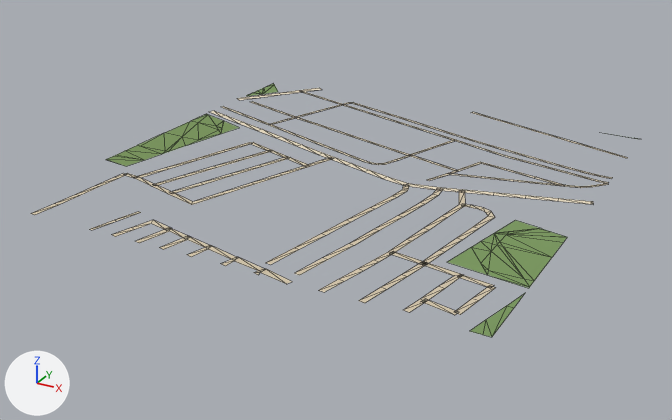
The glTF model public/assets/bengaluru-region-v1/tiles/t21_-31-l0.glb: old version first, new version second.
Rendered twice from a 50 mm lens placed at (11184.0, -16072.0, 361.0), pointed at (10744.0, -15272.0, -39.0). Lighting does not change. The marker at lower left points along +X, +Y and +Z. The first picture is the older version. Mesh edges are drawn as thin lines.

Script lines for the objects in view, before the commit:
```python
me_ground = bpy.data.meshes.new('ground')
me_ground.from_pydata(...)  # 546 vertices, 473 faces; spans x -4.0..502.0, y -3.0..503.0, z 1.0
me_ground.materials.append(mat_ground)
# before: 110 (421.0, 205.0, 1.0) at pixel (488, 215), 111 (428.0, 206.0, 1.0) at pixel (495, 217)
# before: 184 (1.0, 370.0, 1.0) at pixel (223, 106), 185 (-1.0, 366.0, 1.0) at pixel (220, 106), 186 (32.0, 359.0, 1.0) at pixel (238, 111), 187 (30.0, 355.0, 1.0) at pixel (235, 112), 188 (63.0, 348.0, 1.0) at pixel (254, 117)
# before: 189 (61.0, 344.0, 1.0) at pixel (251, 118), 356 (1.0, 349.0, 1.0) at pixel (214, 110), 357 (-1.0, 341.0, 1.0) at pixel (208, 111)
ob_ground = bpy.data.objects.new('ground', me_ground)
ob_ground.location = (10500.0, -15500.0, 0.0)
```
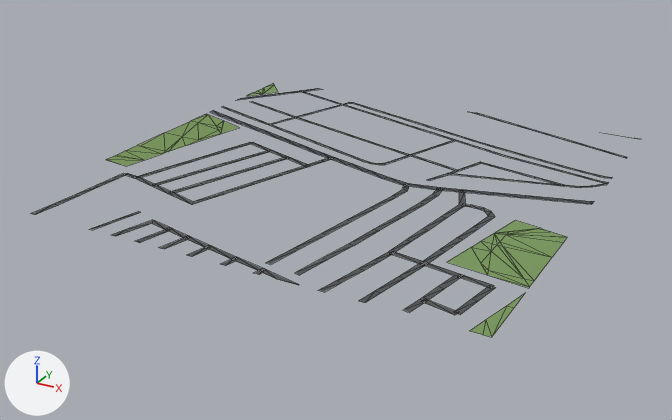
Changed parts and their boxes (x1, y1, x2, y2) in the pictures (672 x 420 px; the box of a moved part takes in the faces that stretch with it):
part 1 of me_ground, rebuilt
    before: (471, 112, 628, 158)
    after: (471, 112, 627, 159)
part 2 of me_ground, rebuilt
    before: (237, 88, 322, 100)
    after: (238, 88, 320, 100)
part 3 of me_ground, rebuilt (18% wider, 12% taller)
    before: (254, 269, 292, 284)
    after: (254, 268, 299, 285)
part 4 of me_ground, moved or reshaped
    both: (31, 204, 426, 303)
part 5 of me_ground, moved or reshaped
    both: (473, 211, 495, 228)
part 6 of me_ground, moved or reshaped
    both: (591, 176, 612, 204)
part 7 of me_ground, moved or reshaped
    both: (210, 106, 269, 125)
part 8 of me_ground, recoloured
    both: (46, 91, 605, 315)

The change, as a diff of the scene's bpy script:
```diff
--- a/public/assets/bengaluru-region-v1/tiles/t21_-31-l0.glb.py
+++ b/public/assets/bengaluru-region-v1/tiles/t21_-31-l0.glb.py
@@ me_ground @@
 # verts and faces of me_ground; kept vertices keep their numbers, new ones are numbered from 546
-me_ground.from_pydata(...)  # 546 vertices, 473 faces; spans x -4.0..502.0, y -3.0..503.0, z 1.0
+me_ground.from_pydata(...)  # 557 vertices, 482 faces; spans x 0.0..500.0, y 0.0..500.0, z 1.0
+# me_ground part 1: the loose piece of 14 vertices spanning x 289.0..501.0, y 425.0..502.0, z 1.0 is rebuilt with 16 vertices and now spans x 284.0..500.0, y 425.0..500.0, z 1.0
+# me_ground part 2: the loose piece of 10 vertices spanning x -4.0..75.0, y 401.0..503.0, z 1.0 is rebuilt with 12 vertices and now spans x 0.0..75.0, y 398.0..500.0, z 1.0
+# me_ground part 3: the loose piece of 6 vertices spanning x 291.0..327.0, y -3.0..12.0, z 1.0 is rebuilt with 8 vertices and now spans x 291.0..335.0, y 0.0..11.0, z 1.0
+# me_ground part 4
+# 20 vertices are removed from x 43.0..401.0, y -1.0..29.0, z 1.0
+# 20 faces are deleted
+# 10 vertices move from x 38.0..406.0, y -1.0..57.0, z 1.0 to x 44.0..405.0, y 0.0..54.0, z 1.0
+# 17 vertices are added at x 37.0..399.0, y 0.0..26.0, z 1.0
+# 5 new vertices lie (6.0, 0.0, 0.0) away from vertices in x 137.0..389.0, y 0.0, z 1.0
+# 22 new faces join them
+# me_ground part 5
+verts[111] = (428.0, 206.0, 1.0)  # moved, pixel (495, 216)
+verts[110] = (421.0, 205.0, 1.0)  # moved, pixel (488, 216)
+# me_ground part 6
+# 2 vertices are removed from x 498.0..499.0, y 288.0..342.0, z 1.0
+# 6 faces are deleted
+# 2 vertices move from x 501.0..502.0, y 280.0..340.0, z 1.0 to x 500.0, y 288.0..344.0, z 1.0
+# 5 vertices are added at (500.0, 338.0, 1.0), (500.0, 344.0, 1.0), (500.0, 344.0, 1.0), (500.0, 344.0, 1.0), (500.0, 280.0, 1.0)
+# 7 new faces join them
+# me_ground part 7
+verts[184] = (0.0, 370.0, 1.0)  # moved, pixel (223, 106)
+verts[356] = (0.0, 349.0, 1.0)  # moved, pixel (213, 110)
+verts[185] = (0.0, 366.0, 1.0)  # moved, pixel (221, 106)
+verts[357] = (0.0, 341.0, 1.0)  # moved, pixel (209, 112)
+verts[187] = (25.0, 357.0, 1.0)  # moved, pixel (233, 111)
+verts[186] = (26.0, 361.0, 1.0)  # moved, pixel (235, 110)
+verts[189] = (58.0, 345.0, 1.0)  # moved, pixel (250, 118)
+verts[188] = (60.0, 349.0, 1.0)  # moved, pixel (252, 117)
+# me_ground part 8: 328 kept faces spanning x 0.0..500.0, y 0.0..478.0, z 1.0 get new vertex colours; the middle colour goes from beige #d7c9ae to dark grey #535556
 me_ground.materials.append(mat_ground)
```
